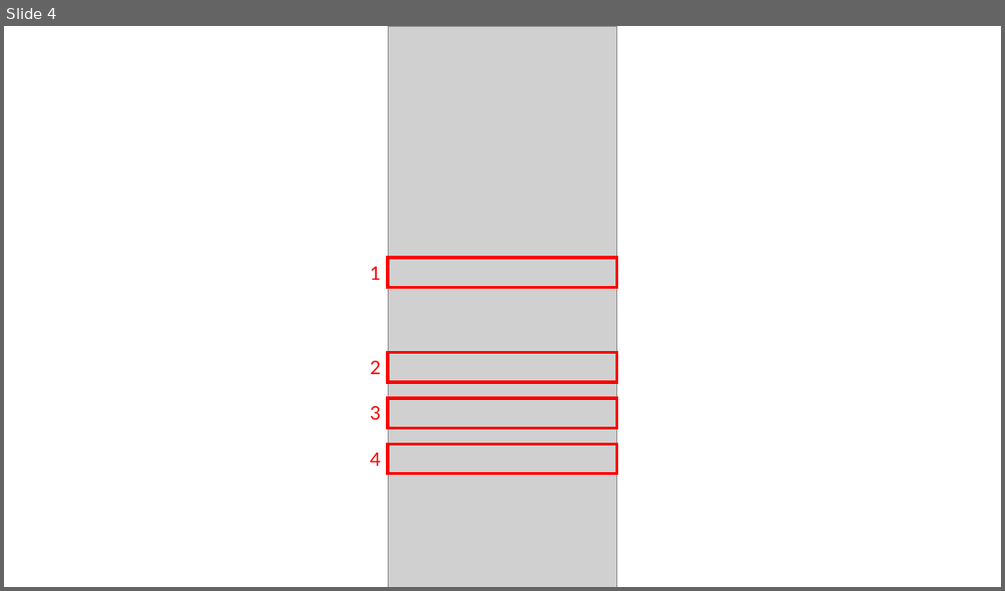
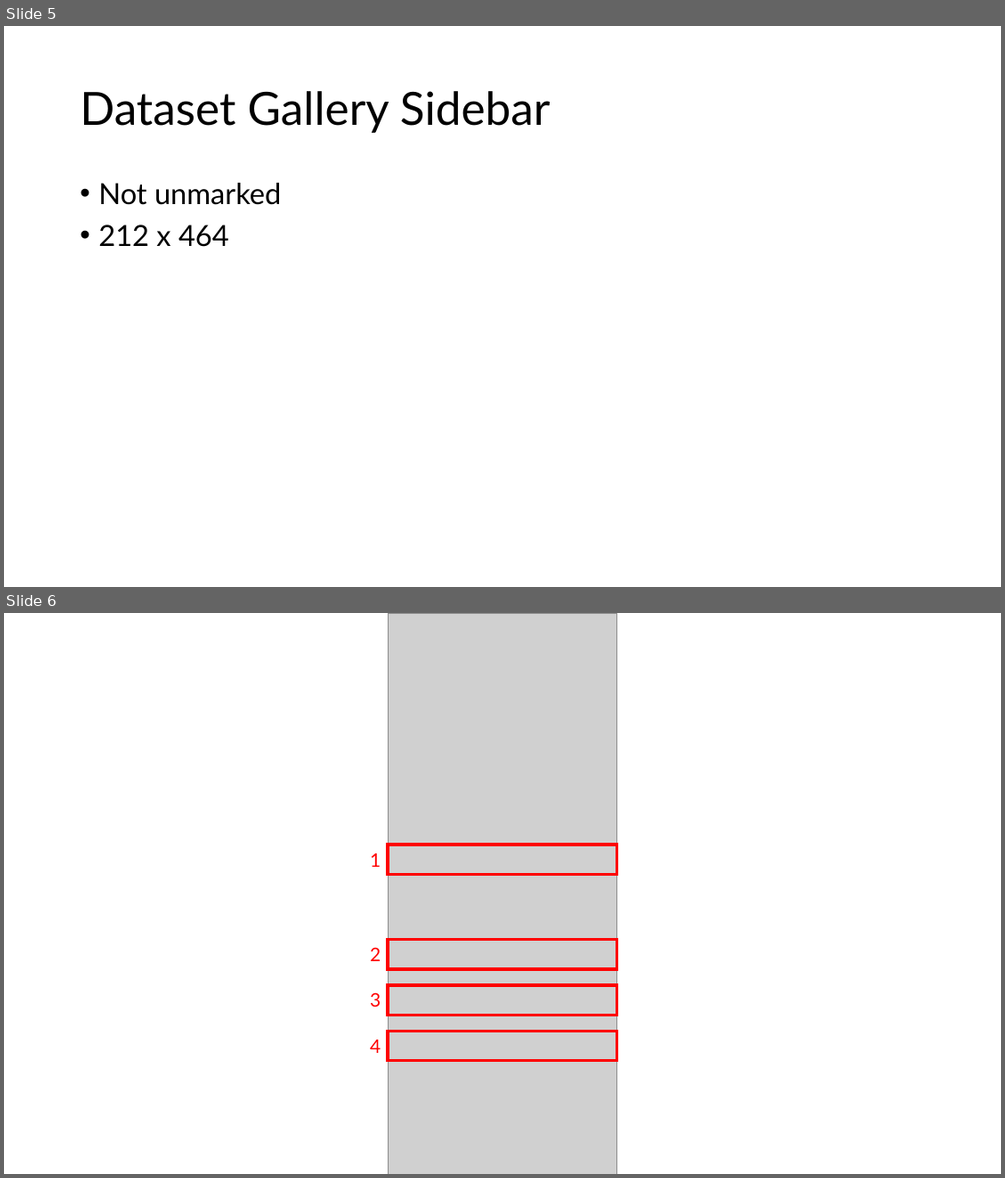
Before and after one commit to EdgeFirstAI/documentation, a slide deck: images_with_layers.pptx. Shown one above the other, each under a label of ours: slide 4 before the commit, slides 5 and 6 after it. The pictures are 1005x591 and 1005x1178 pixels, drawn with LibreOffice and Linux fonts; fonts in the diff are those of the drawing; grey boxes stand for pictures. Boxes give left, top, right and bottom in pixels: in the first picture for what was removed or moved away, otherwise in the second. Text is boxed around its words. In the diff, an @@ line names an element or a change of style, - is before the commit and + after.

```diff
--- a/images_with_layers.pptx
+++ b/images_with_layers.pptx
@@ slide 5 added at bbox=[4, 26, 1001, 587], background #FFFFFF @@
@@ title added at bbox=[80, 91, 550, 133], 44 pt, text #000000 @@
+Dataset Gallery Sidebar
@@ text added at bbox=[98, 183, 281, 247], 28 pt, text #000000 @@
+• Not unmarked
+• 212 x 464
@@ what was slide 4 is now slide 6 @@
```
Also in this commit, not shown: 1 other slide added, 1 other file.
